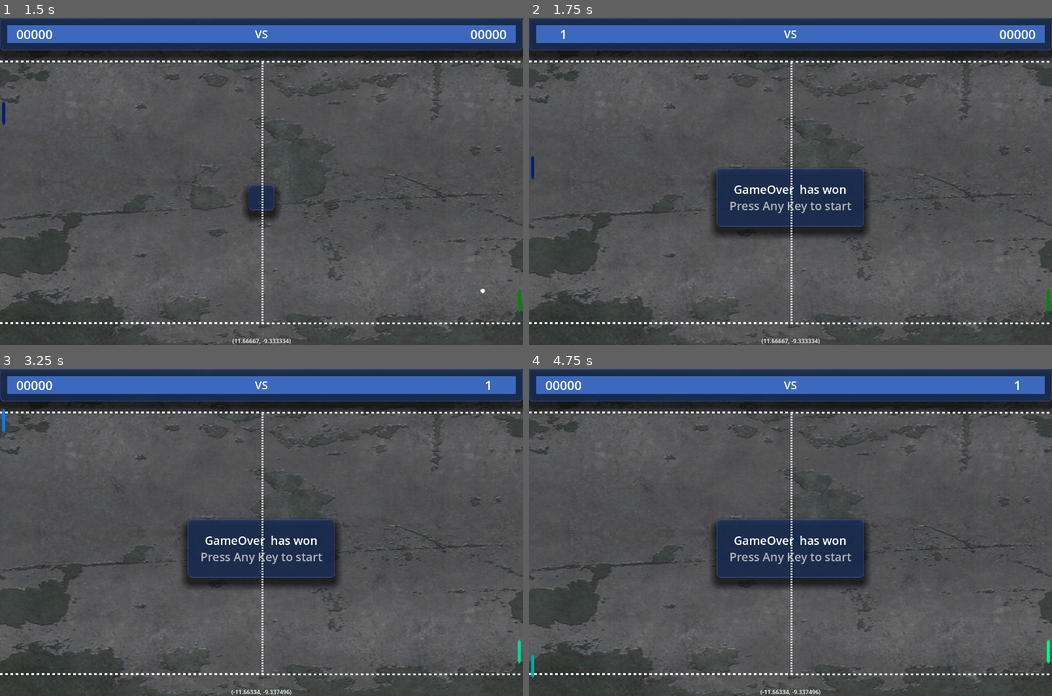
Above: before the commit, frames 1-4 (two rows, left to right).
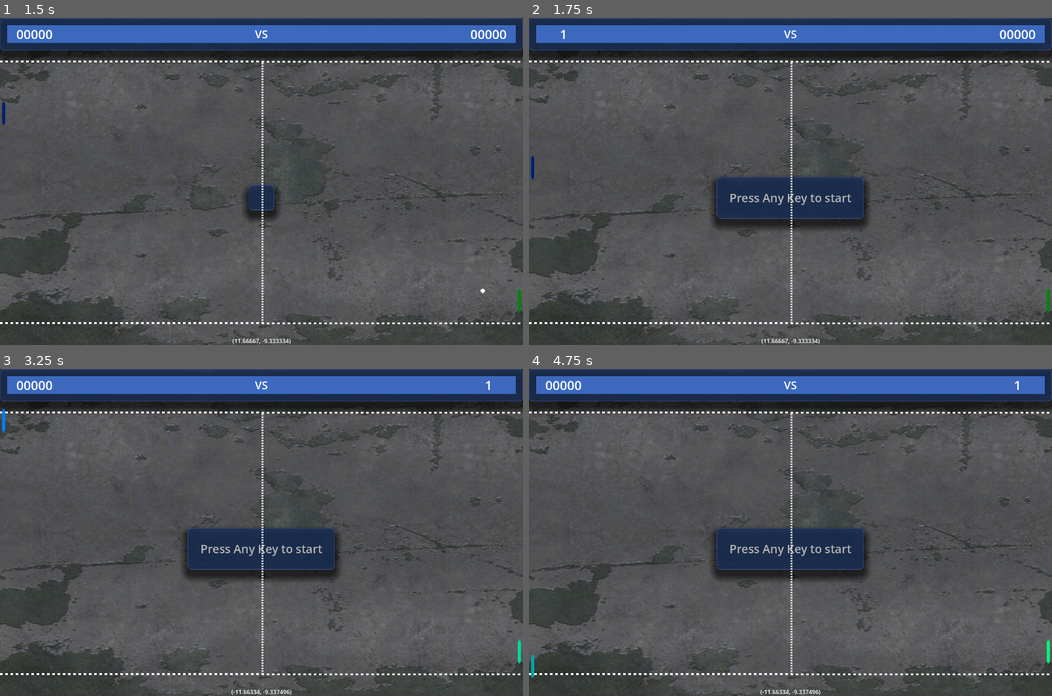
Above: after the commit, the same moments.

Repository: Fox-Alpha/Pong_Godot_4_Multiplayer
Game: Godot game, scene res://scenes/game/Pong_40.tscn
Same seed, same stepped clock (60 frames per second), same inputs: the game is played once before the commit and once after it. This scene is started directly instead of the project's main scene.
Inputs (mouse positions are in pixels of both pictures, inside the frame that each line leads up to):
- Up to frame 1 (1.5 s): tap Enter at 0.5 s; move the mouse to (376, 165) at 0.52 s; hold W (p1_up) 0.53-1.28 s; hold Down (p2_down) 0.53-1.28 s; click (376, 165) at 0.67 s; tap Space at 1.25 s; move the mouse to (156, 197) at 1.27 s; hold S (p1_down) from 1.28 s (still down); tap Up (p2_up) at 1.35 s
- Up to frame 2 (1.75 s): keep holding S (p1_down)
- Up to frame 3 (3.25 s): tap Enter at 2 s; move the mouse to (313, 460) at 2.02 s; release S (p1_down) at 2.03 s; hold Down (p2_down) 2.03-2.78 s; hold W (p1_up) from 2.03 s (still down); move the mouse to (235, 597) at 2.77 s; tap Up (p2_up) at 2.85 s; click (235, 597) at 2.92 s
- Up to frame 4 (4.75 s): tap Enter at 3.5 s; move the mouse to (947, 581) at 3.52 s; release W (p1_up) at 3.53 s; hold Down (p2_down) 3.53-4.28 s; hold S (p1_down) from 3.53 s (still down); move the mouse to (633, 483) at 4.27 s; tap Up (p2_up) at 4.35 s

Frame 1 is identical in both runs. In frame 2, 3.0% of the frame differs, in the area x 35-65%, y 46-67%; in frame 3, 3.0%; in frame 4, 3.0%.
Error after the commit: Invalid assignment of property or key 'text' with value of type 'String' on a base object of type 'null instance'. (res://scenes/game/ingame_ui/ui.gd:52)

Commit message:
Add: Method to display Text on Screen center Label

Diff:
--- a/scenes/game/ingame_ui/ui.gd
+++ b/scenes/game/ingame_ui/ui.gd
@@ -1,6 +1,7 @@
 extends Control
 
-
+@onready var _game_messages: PanelContainer = %PanelContainer_GameMessages
+const ANYKEYMESSAGE : String ="Press Any Key to start"
 
 # Called when the node enters the scene tree for the first time.
 func _ready():
@@ -43,5 +44,11 @@
 
 
 func Game_Is_over(player : String):
-	%WinLabel.text = "GameOver %s has won" % player
-	%WinLabel.visible = true
+	#%WinLabel.text = "GameOver %s has won" % player
+	#%WinLabel.visible = true
+	ShowGameMessage("GameOver %s has won" % player)
+
+func ShowGameMessage(message : String) -> void:
+	_game_messages.text = message
+	%PanelContainer_GameMessages
+	pass
